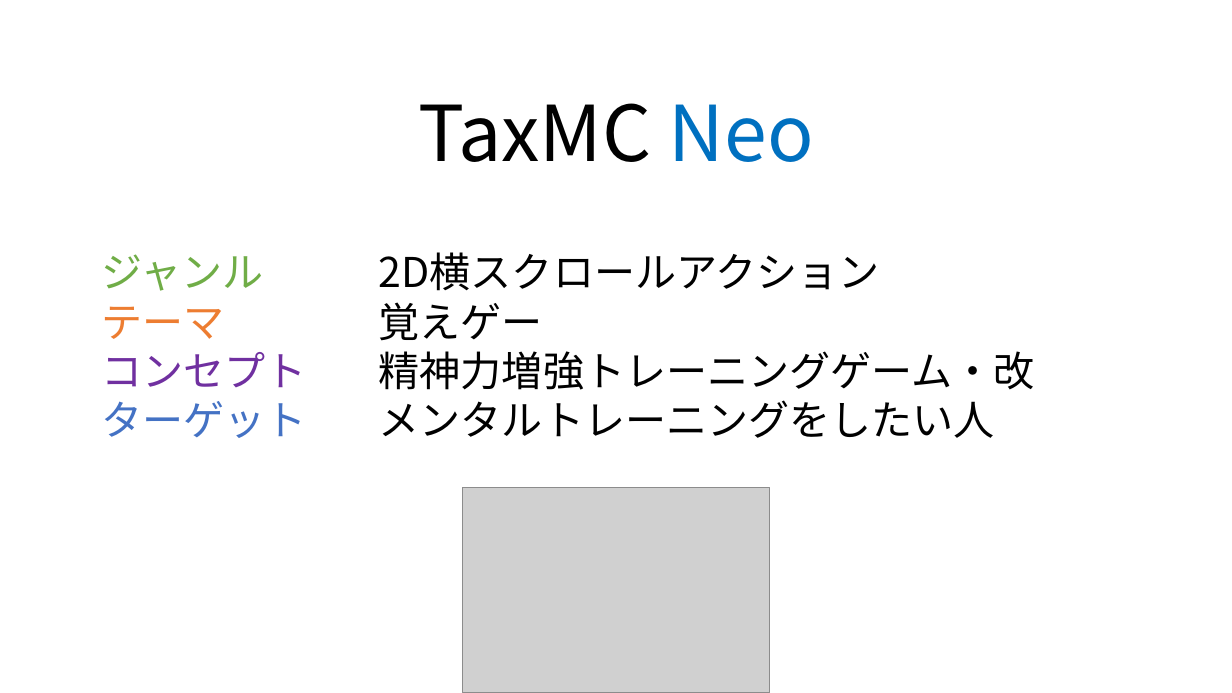
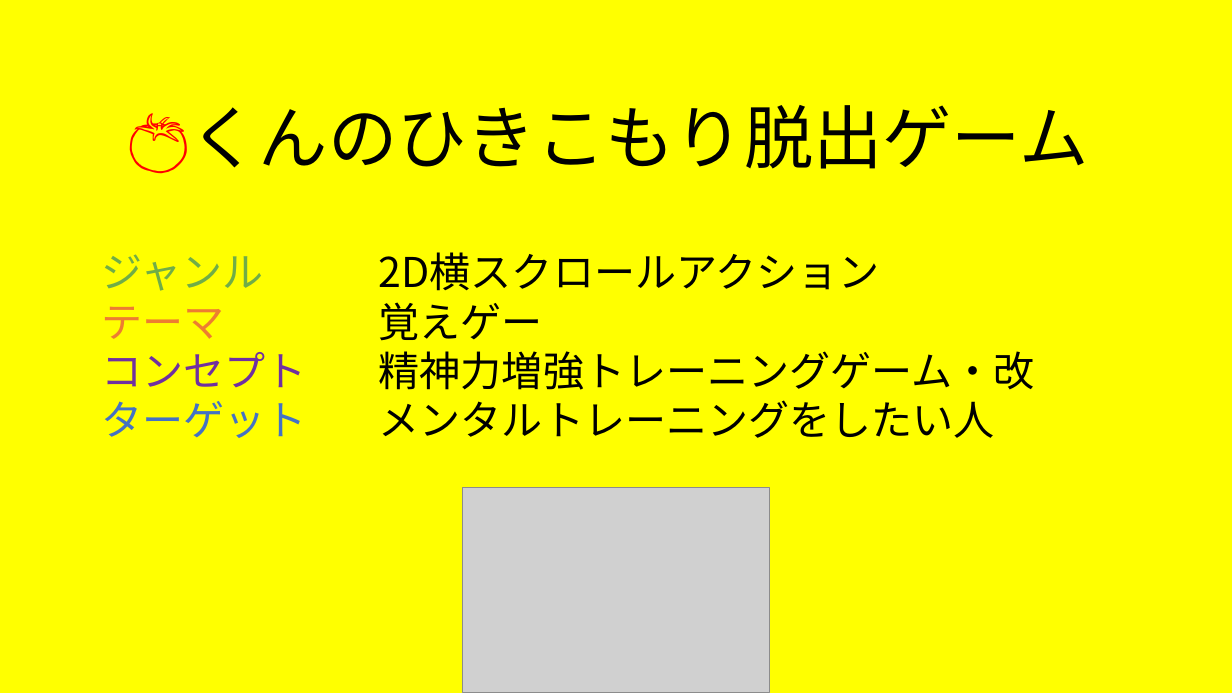
Before and after one commit to trr-n/taxmc-neo, a slide deck: slide 1 of kikaku/taxmcneo_kikakusho.pptx. Drawn at 1232x693 pixels with LibreOffice and Linux fonts; fonts in the diff are those of the drawing; grey boxes stand for pictures. Boxes give left, top, right and bottom in pixels: in the first picture for what was removed or moved away, otherwise in the second. Text is boxed around its words. In the diff, an @@ line names an element or a change of style, - is before the commit and + after.

```diff
--- a/kikaku/taxmcneo_kikakusho.pptx
+++ b/kikaku/taxmcneo_kikakusho.pptx
@@ background #FFFFFF to #FFFF00 @@
@@ title at (127, 107, 1088, 174): text changed; size 60 to 54 pt @@
-TaxMC Neo
+🍅くんのひきこもり脱出ゲーム
```
Also in this commit, not shown: 2 other slides changed, 1 slide added, 5 other files.
